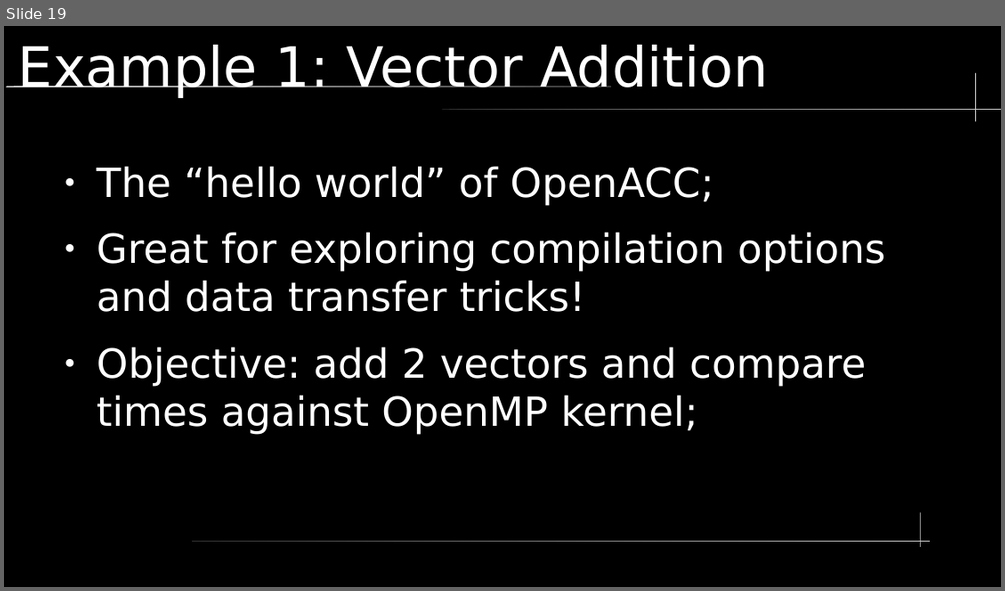
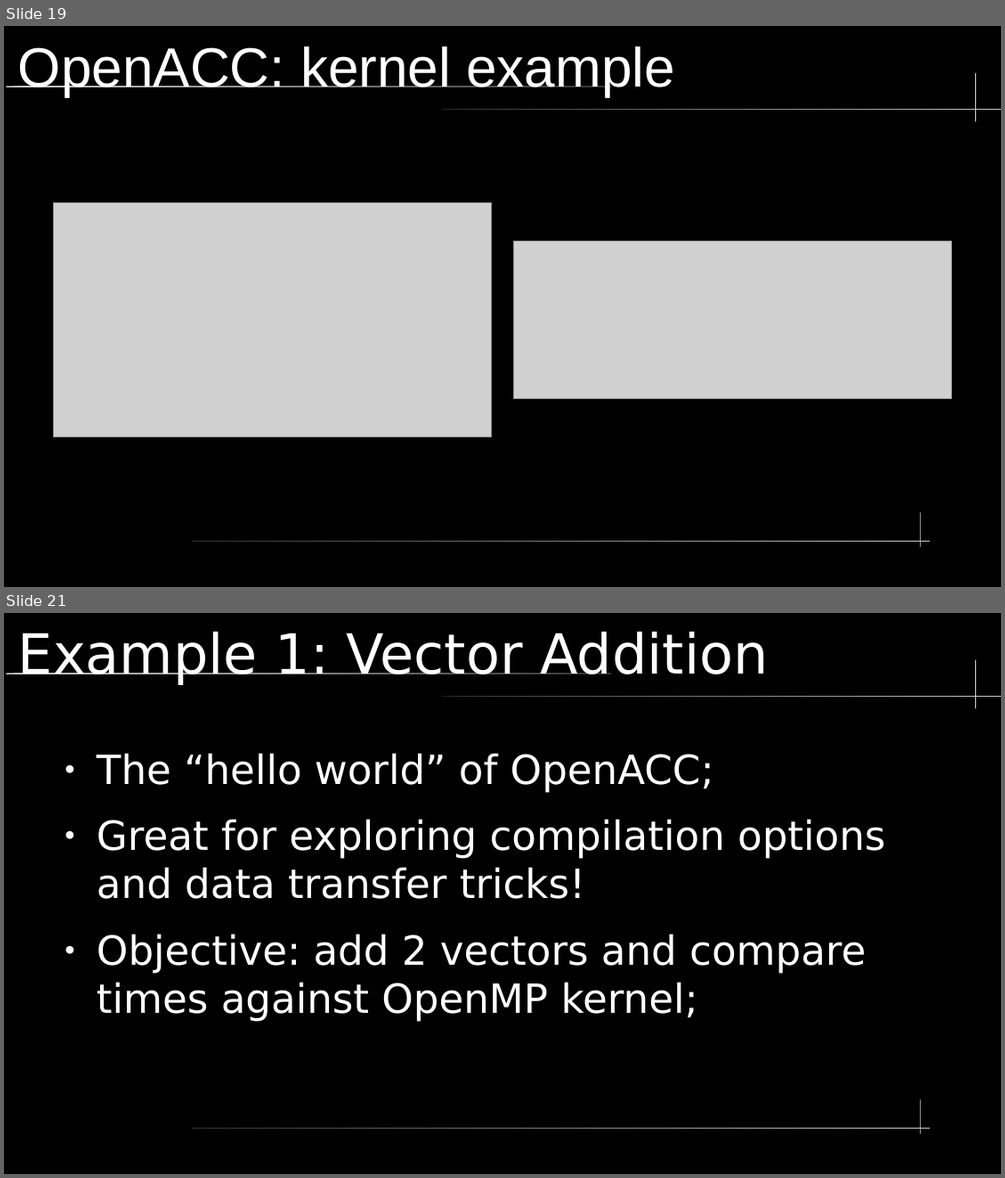
Before and after one commit to LucasGasparinoBSC/presentationUPC, a slide deck: lectureAlyaGPU.odp. Shown one above the other, each under a label of ours: slide 19 before the commit, slides 19 and 21 after it; the slides between them are not shown. The pictures are 1005x591 and 1005x1178 pixels, drawn with LibreOffice and Linux fonts; fonts in the diff are those of the drawing; grey boxes stand for pictures. Boxes give left, top, right and bottom in pixels: in the first picture for what was removed or moved away, otherwise in the second. Text is boxed around its words. In the diff, an @@ line names an element or a change of style, - is before the commit and + after.

```diff
--- a/lectureAlyaGPU.odp
+++ b/lectureAlyaGPU.odp
@@ slide 19 added at (4, 26, 1001, 587), background #000000; not listed: 5 template elements that a slide beside it also shows @@
@@ title added at (18, 46, 675, 97), 44 pt, text #FFFFFF @@
+OpenACC: kernel example
@@ picture added at (54, 203, 492, 437) @@
@@ picture added at (513, 241, 951, 399) @@
@@ what was slide 19 is now slide 21 @@
```
Also in this commit, not shown: 2 slides changed, 1 other slide added.
